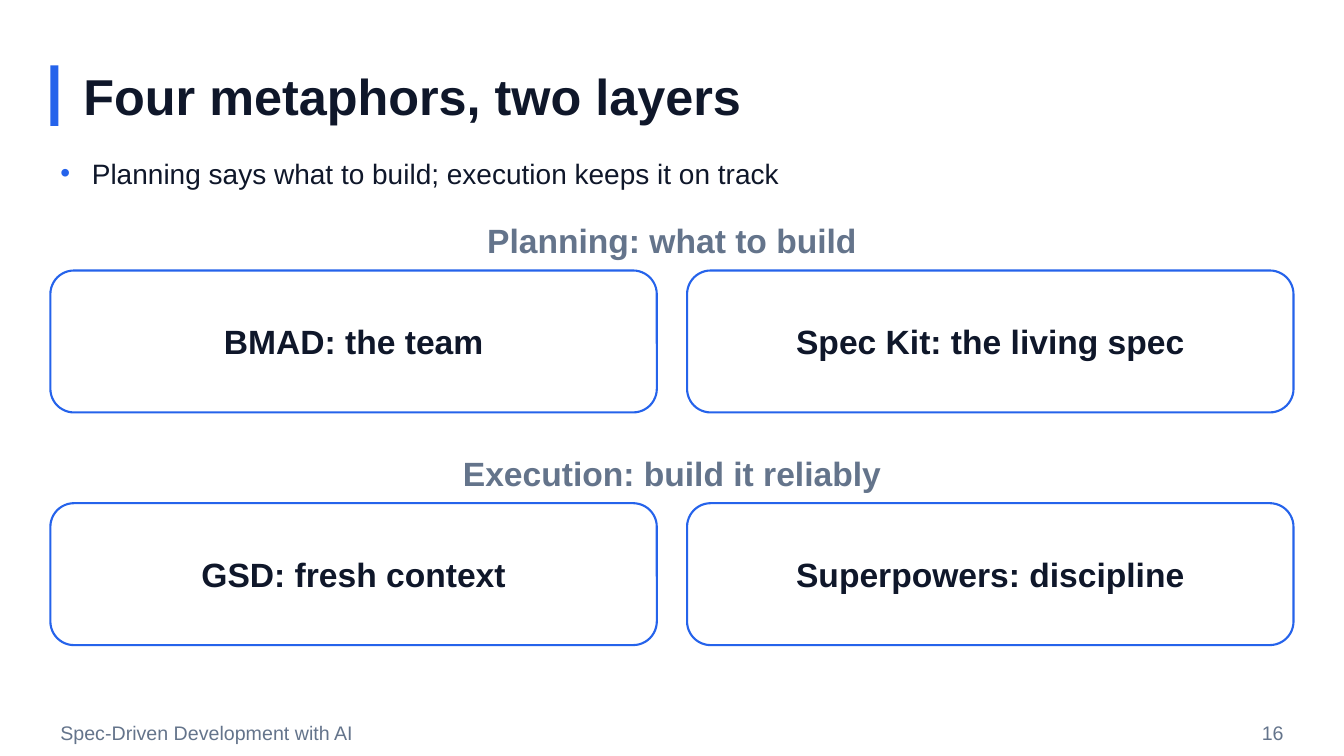
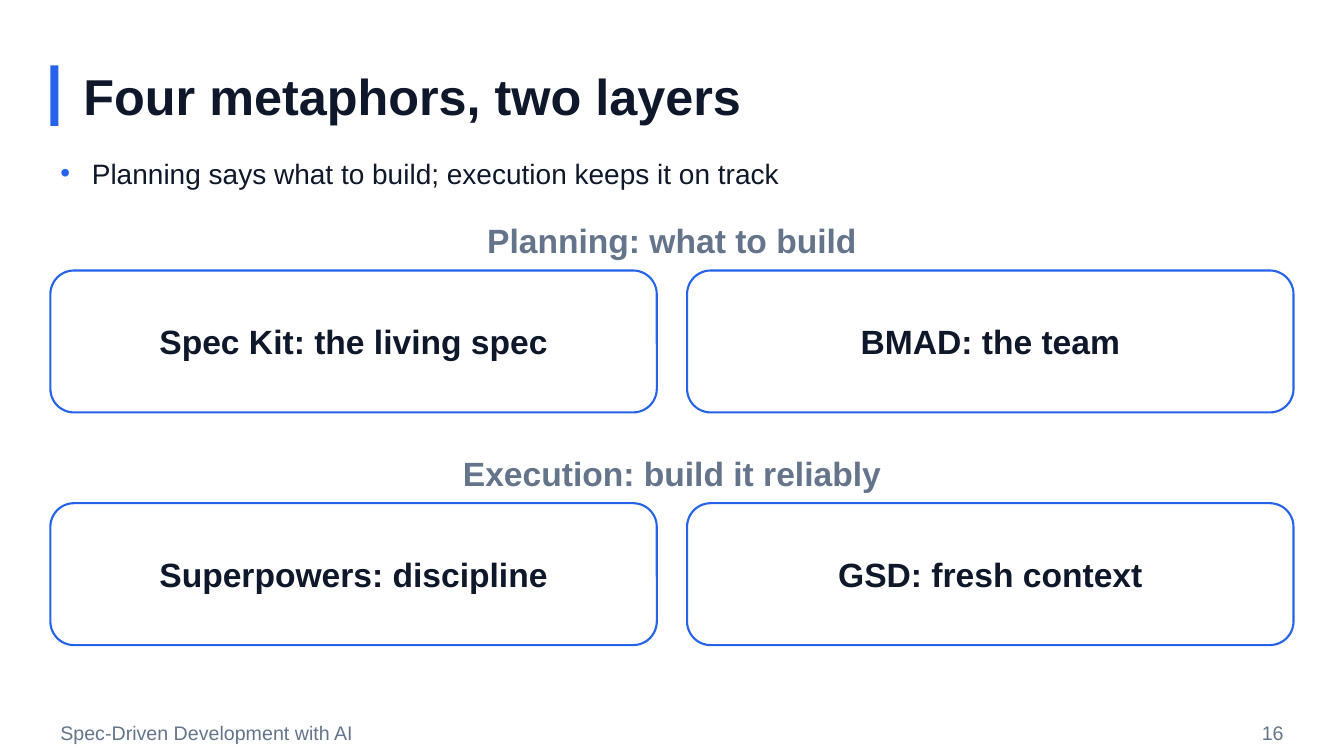
Before and after one commit to ronyronen/speckit-claude-presentation, a slide deck: slide 16 of presentation/speckit-workshop.pptx. Drawn at 1344x756 pixels with LibreOffice and Linux fonts; fonts in the diff are those of the drawing; background and template pictures are left out. Boxes give left, top, right and bottom in pixels: in the first picture for what was removed or moved away, otherwise in the second. Text is boxed around its words. In the diff, an @@ line names an element or a change of style, - is before the commit and + after.

```diff
--- a/presentation/speckit-workshop.pptx
+++ b/presentation/speckit-workshop.pptx
@@ text in rounded rectangle at box(159, 329, 548, 361): text changed @@
-BMAD: the team
+Spec Kit: the living spec
@@ text in rounded rectangle at box(861, 329, 1120, 355): text changed @@
-Spec Kit: the living spec
+BMAD: the team
@@ text in rounded rectangle at box(159, 562, 548, 594): text changed @@
-GSD: fresh context
+Superpowers: discipline
@@ text in rounded rectangle at box(838, 562, 1142, 588): text changed @@
-Superpowers: discipline
+GSD: fresh context
```
Also in this commit, not shown: 10 other slides changed, 7 other files.
